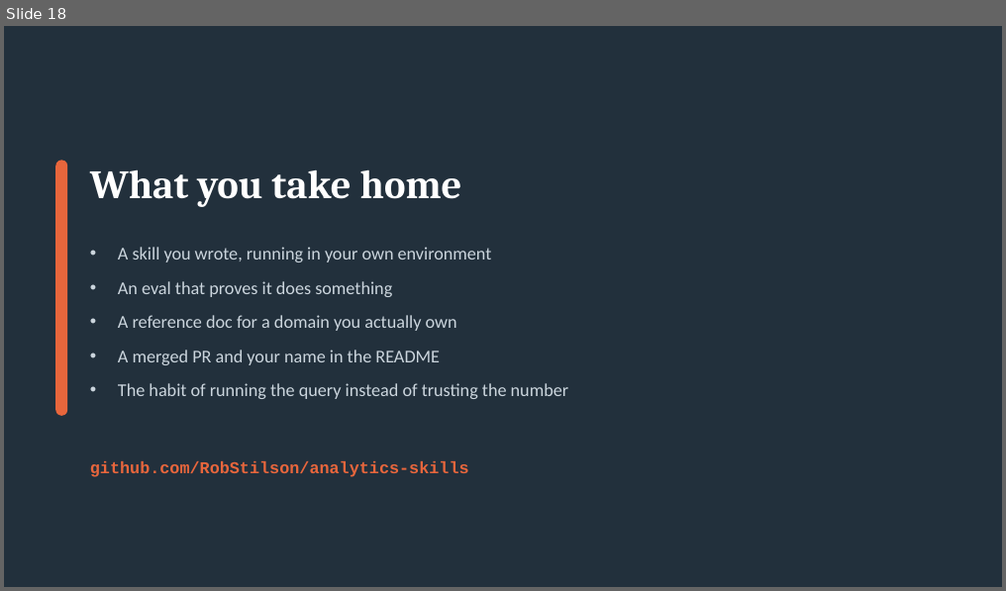
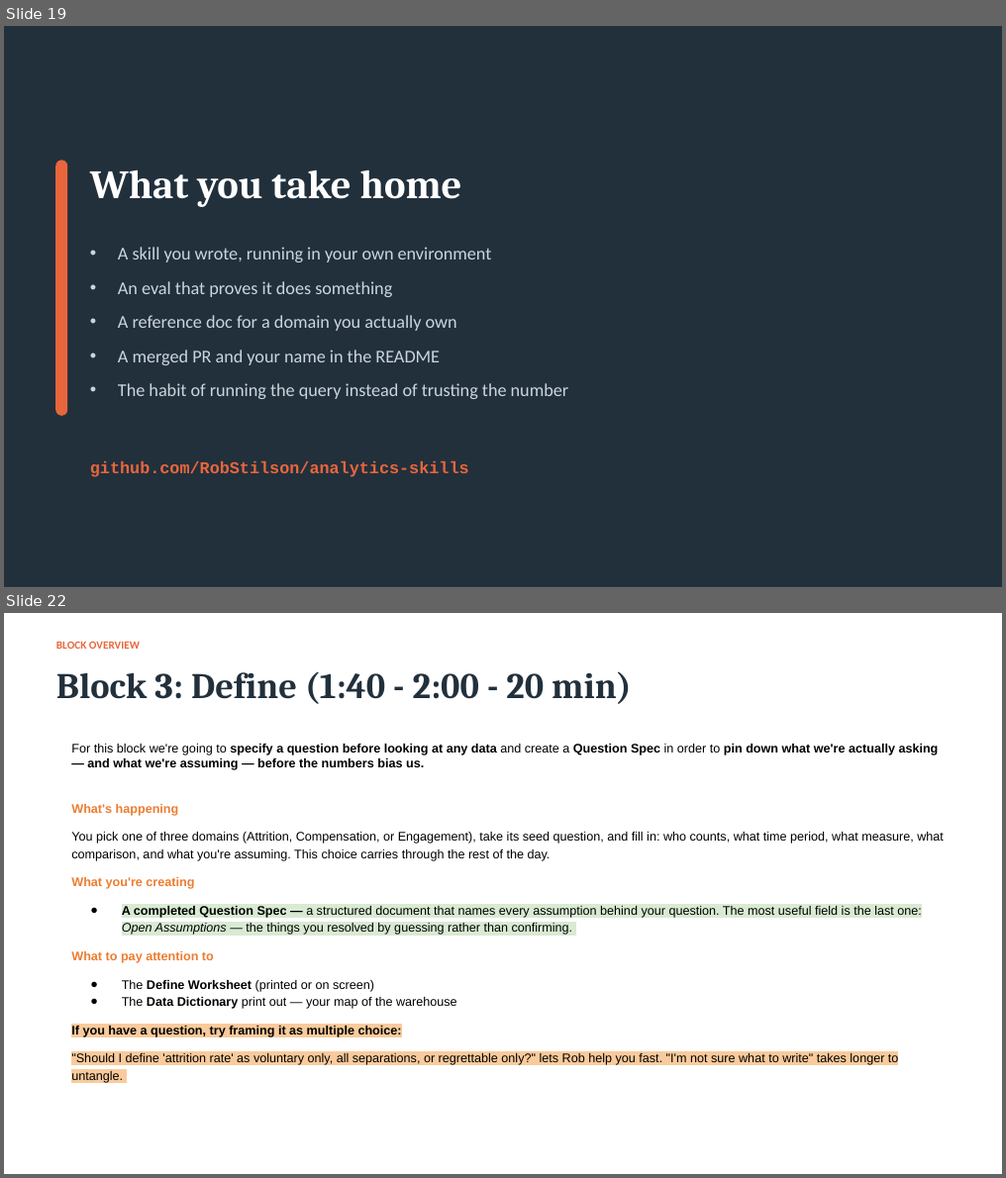
Before and after one commit to RobStilson/analytics-skills, a slide deck: workshop/vibe-analytics-workshop-mod.pptx. Shown one above the other, each under a label of ours: slide 18 before the commit, slides 19 and 22 after it; the slides between them are not shown. The pictures are 1006x591 and 1006x1178 pixels, drawn with LibreOffice and Linux fonts; fonts in the diff are those of the drawing. Boxes give left, top, right and bottom in pixels: in the first picture for what was removed or moved away, otherwise in the second. Text is boxed around its words. In the diff, an @@ line names an element or a change of style, - is before the commit and + after.

```diff
--- a/workshop/vibe-analytics-workshop-mod.pptx
+++ b/workshop/vibe-analytics-workshop-mod.pptx
@@ slide 22 added at (4, 613, 1002, 1174), background #FFFFFF @@
@@ text added at (56, 641, 140, 649), 8 pt, text #E8663C, bold @@
+BLOCK OVERVIEW
@@ text added at (56, 671, 631, 704), 26 pt, text #22303C, bold @@
+Block 3: Define (1:40 - 2:00 - 20 min)
@@ text added at (71, 744, 944, 1083), 9 pt, text #000000 @@
+For this block we're going to specify a question before looking at any data and create a Question Spec in order to pin down what we're actually asking — and what we're assuming — before the numbers bias us.
+What's happening
+You pick one of three domains (Attrition, Compensation, or Engagement), take its seed question, and fill in: who counts, what time period, what measure, what comparison, and what you're assuming. This choice carries through the rest of the day.
+What you're creating
+● A completed Question Spec — a structured document that names every assumption behind your question. The most useful field is the last one: Open Assumptions — the things you resolved by guessing rather than confirming.
+What to pay attention to
+● The Define Worksheet (printed or on screen)
+● The Data Dictionary print out — your map of the warehouse
+If you have a question, try framing it as multiple choice:
+"Should I define 'attrition rate' as voluntary only, all separations, or regrettable only?" lets Rob help you fast. "I'm not sure what to write" takes longer to untangle.
@@ what was slide 18 is now slide 19 @@
```
Also in this commit, not shown: 1 slide changed, 8 other slides added.
